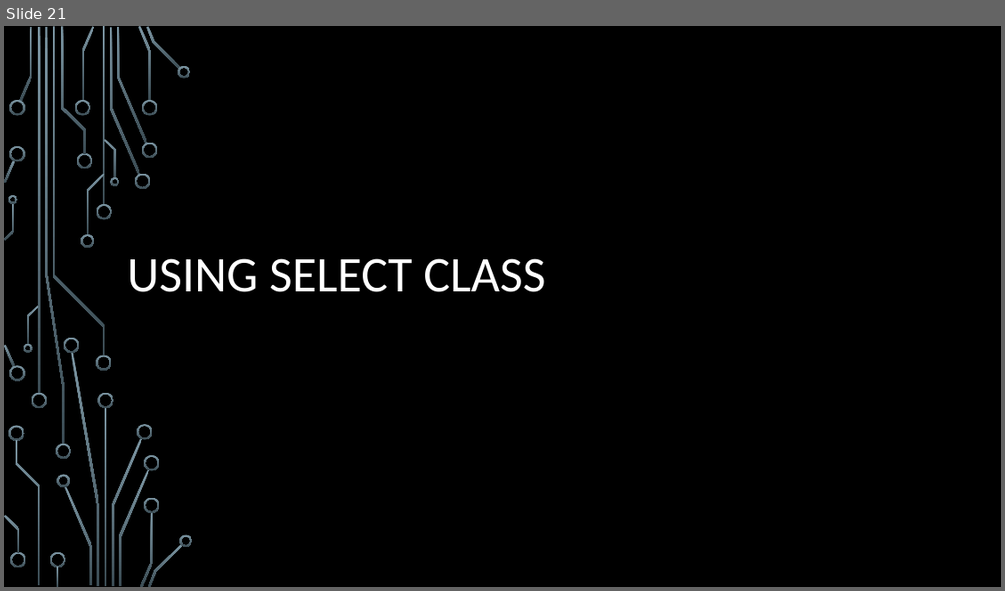
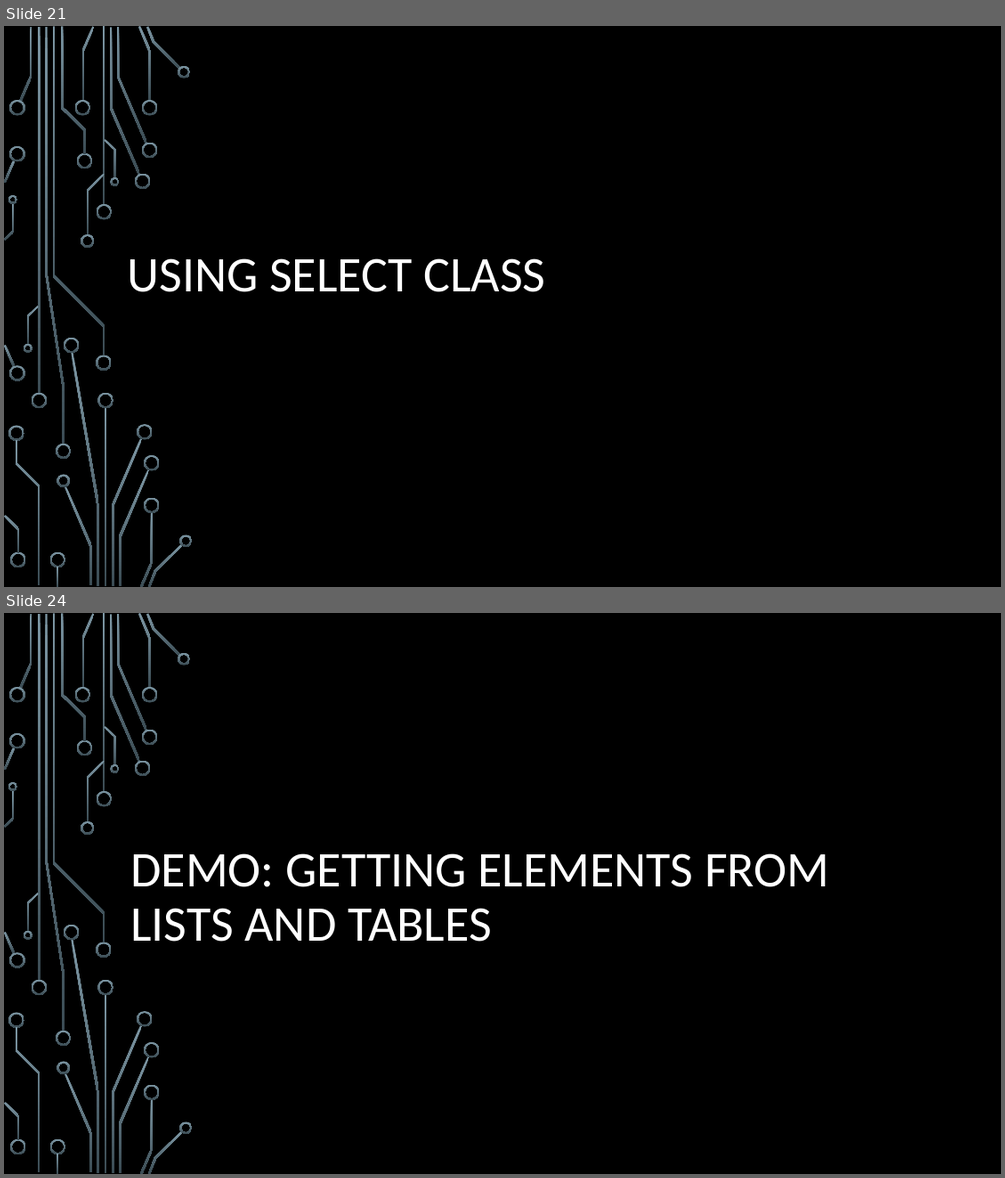
Before and after one commit to oskarCv/Selenium, a slide deck: Selenium/SeleniumFromScratch.pptx. Shown one above the other, each under a label of ours: slide 21 before the commit, slides 21 and 24 after it; the slides between them are not shown. The pictures are 1005x591 and 1005x1178 pixels, drawn with LibreOffice and Linux fonts; fonts in the diff are those of the drawing; background and template pictures are left out. Boxes give left, top, right and bottom in pixels: in the first picture for what was removed or moved away, otherwise in the second. Text is boxed around its words. In the diff, an @@ line names an element or a change of style, - is before the commit and + after.

```diff
--- a/Selenium/SeleniumFromScratch.pptx
+++ b/Selenium/SeleniumFromScratch.pptx
@@ slide 24 added at (x1=4, y1=613, x2=1001, y2=1174), background picture (left out); not listed: 54 template elements that a slide beside it also shows @@
@@ text added at (x1=130, y1=853, x2=829, y2=941), 48 pt, text #FFFFFF @@
+DEMO: GETTING ELEMENTS FROM LISTS AND TABLES
```
Also in this commit, not shown: 1 slide changed, 16 other slides added.
